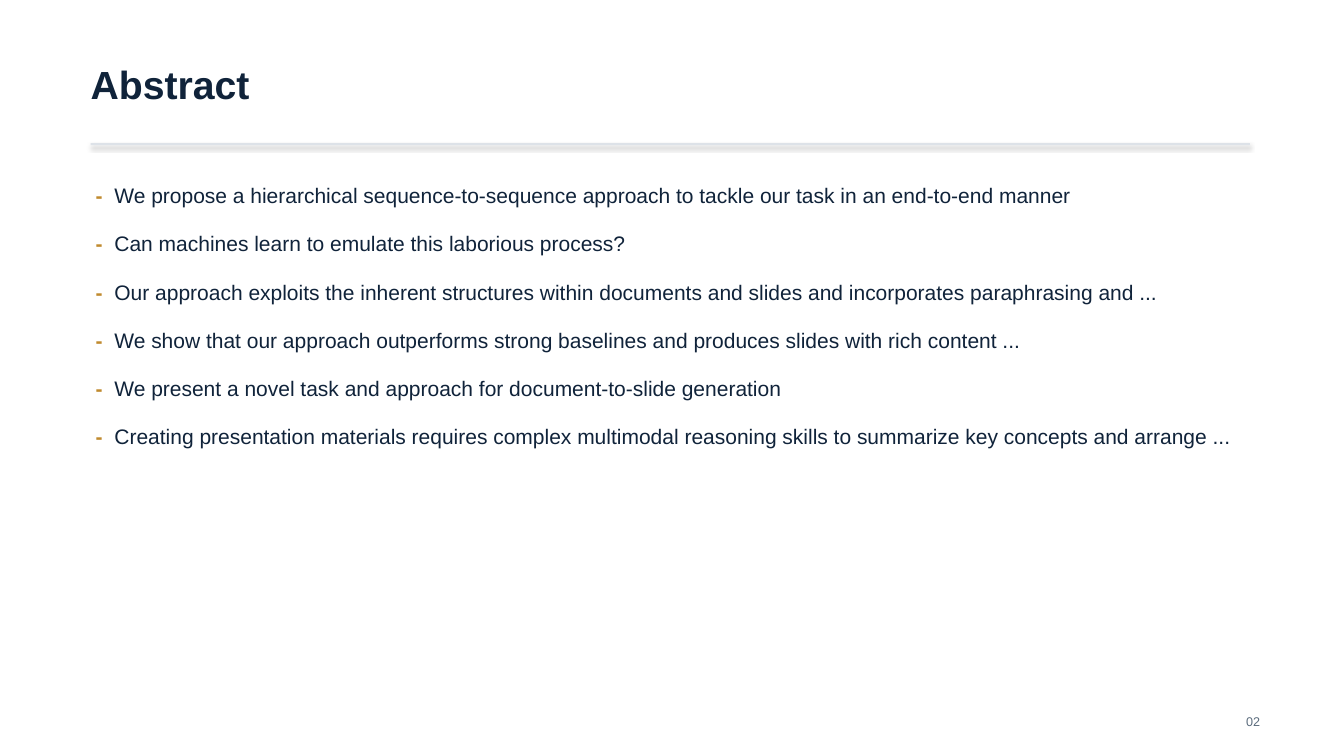
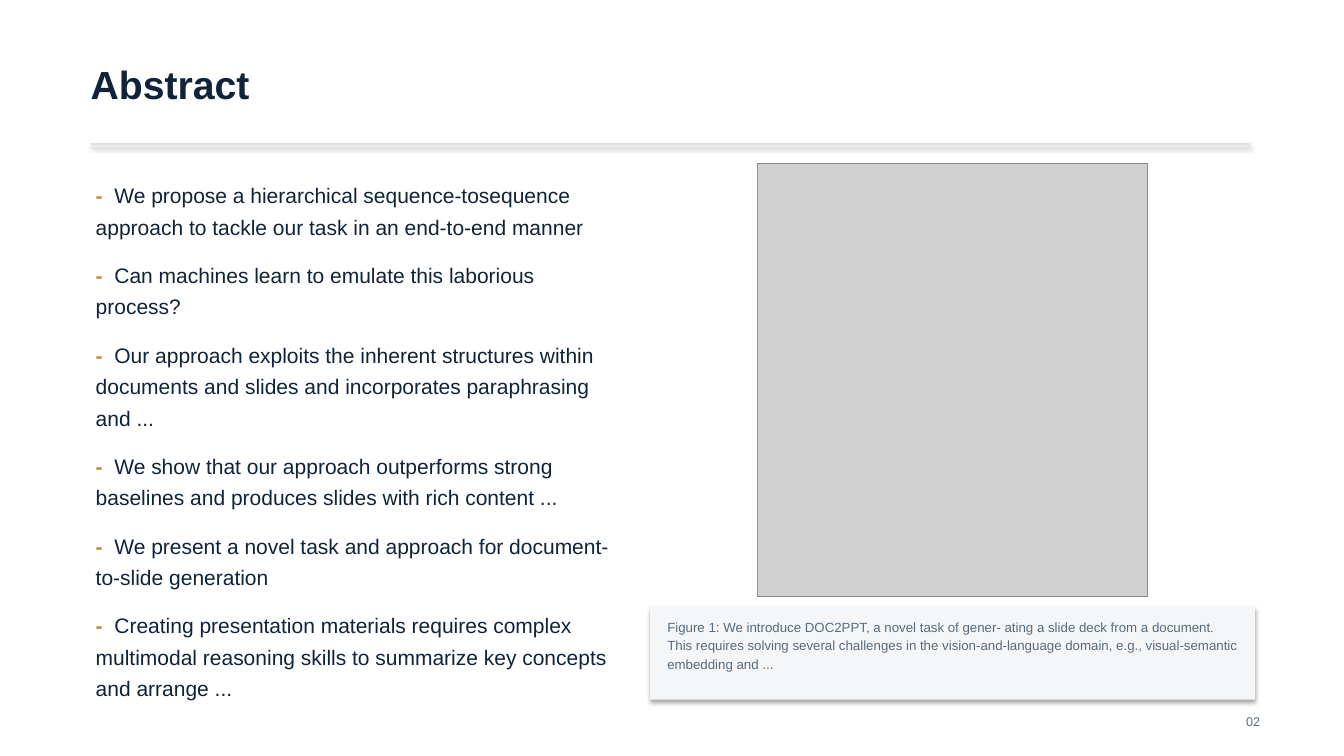
Before and after one commit to Mizuki0215/capstone-ppt-agent, a slide deck: slide 2 of out/DOC2PPT_2101.11796.pptx. Drawn at 1344x756 pixels with LibreOffice and Linux fonts; fonts in the diff are those of the drawing; grey boxes stand for pictures. Boxes give left, top, right and bottom in pixels: in the first picture for what was removed or moved away, otherwise in the second. Text is boxed around its words. In the diff, an @@ line names an element or a change of style, - is before the commit and + after.

```diff
--- a/out/DOC2PPT_2101.11796.pptx
+++ b/out/DOC2PPT_2101.11796.pptx
@@ picture added at box(757, 163, 1148, 597) @@
@@ text at box(96, 187, 583, 239): text changed @@
-- We propose a hierarchical sequence-to-sequence approach to tackle our task in an end-to-end manner
+- We propose a hierarchical sequence-tosequence approach to tackle our task in an end-to-end manner
@@ rectangle added at box(650, 607, 1255, 700), fill #F4F6F8 @@
@@ text added at box(667, 622, 1237, 672), 9.5 pt, text #5A6B7C @@
+Figure 1: We introduce DOC2PPT, a novel task of gener- ating a slide deck from a document. This requires solving several challenges in the vision-and-language domain, e.g., visual-semantic embedding and ...
```
Also in this commit, not shown: 4 other slides changed, 10 other files.
